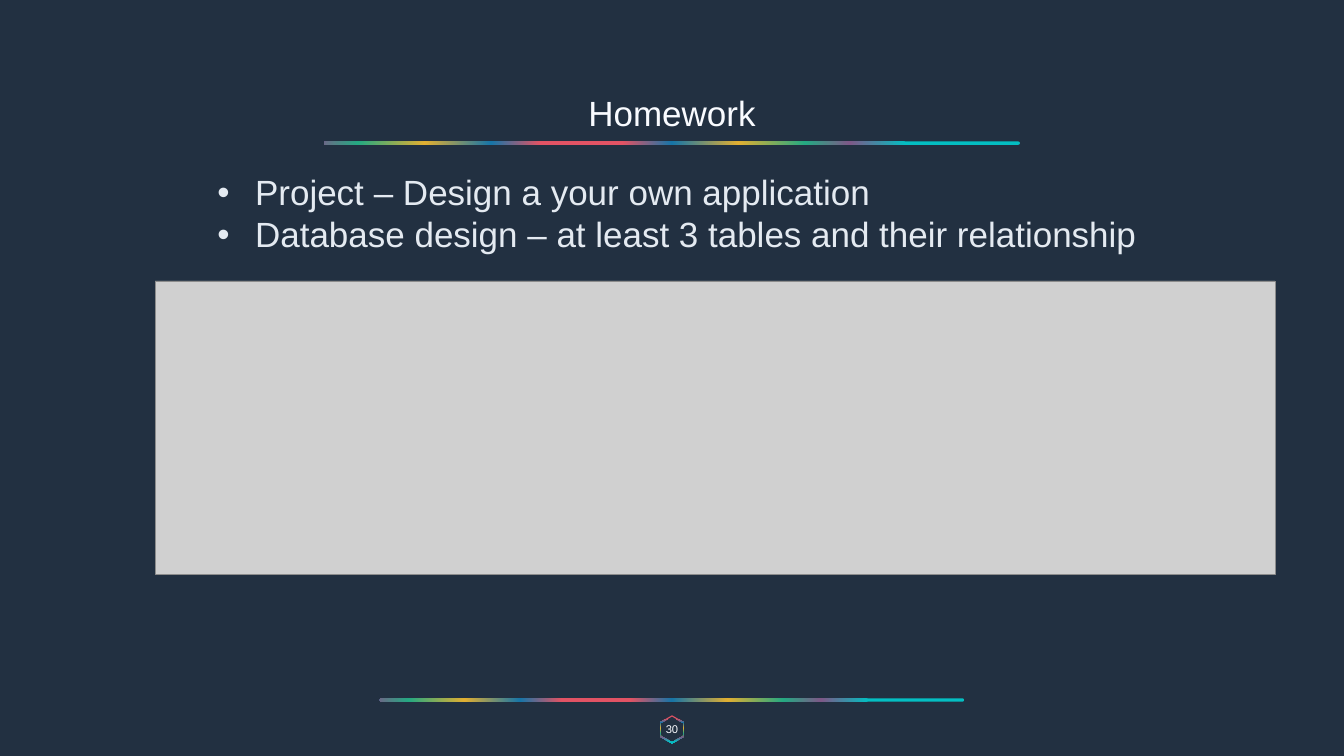
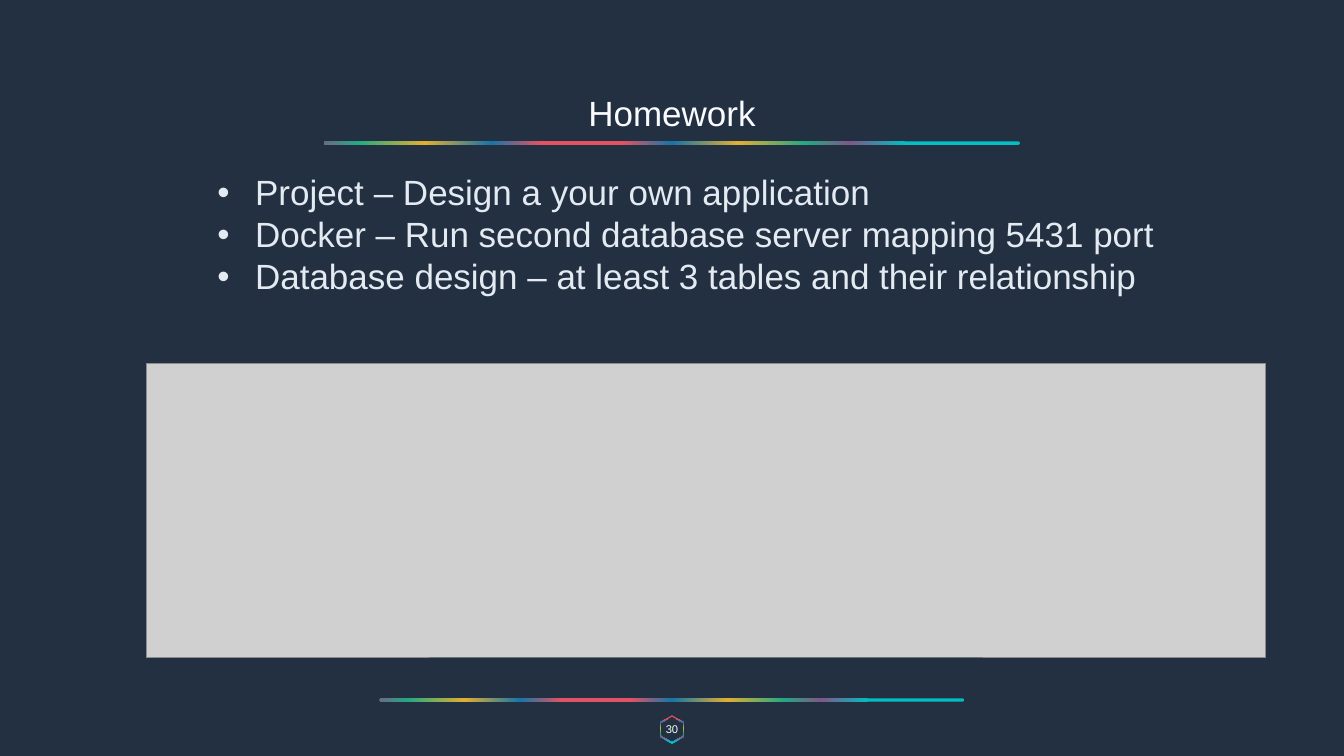
Before and after one commit to overtureLLC/java-spring-material, a slide deck: slide 30 of Warmup/warmup.pptx. Drawn at 1344x756 pixels with LibreOffice and Linux fonts; fonts in the diff are those of the drawing; grey boxes stand for pictures. Boxes give left, top, right and bottom in pixels: in the first picture for what was removed or moved away, otherwise in the second. Text is boxed around its words. In the diff, an @@ line names an element or a change of style, - is before the commit and + after.

```diff
--- a/Warmup/warmup.pptx
+++ b/Warmup/warmup.pptx
@@ text at (x1=255, y1=221, x2=1153, y2=254): paragraph added @@
+• Docker – Run second database server mapping 5431 port
@@ picture moved from (x1=155, y1=281, x2=1275, y2=574) to (x1=146, y1=364, x2=1266, y2=657) @@
```
Also in this commit, not shown: 15 other slides changed.
